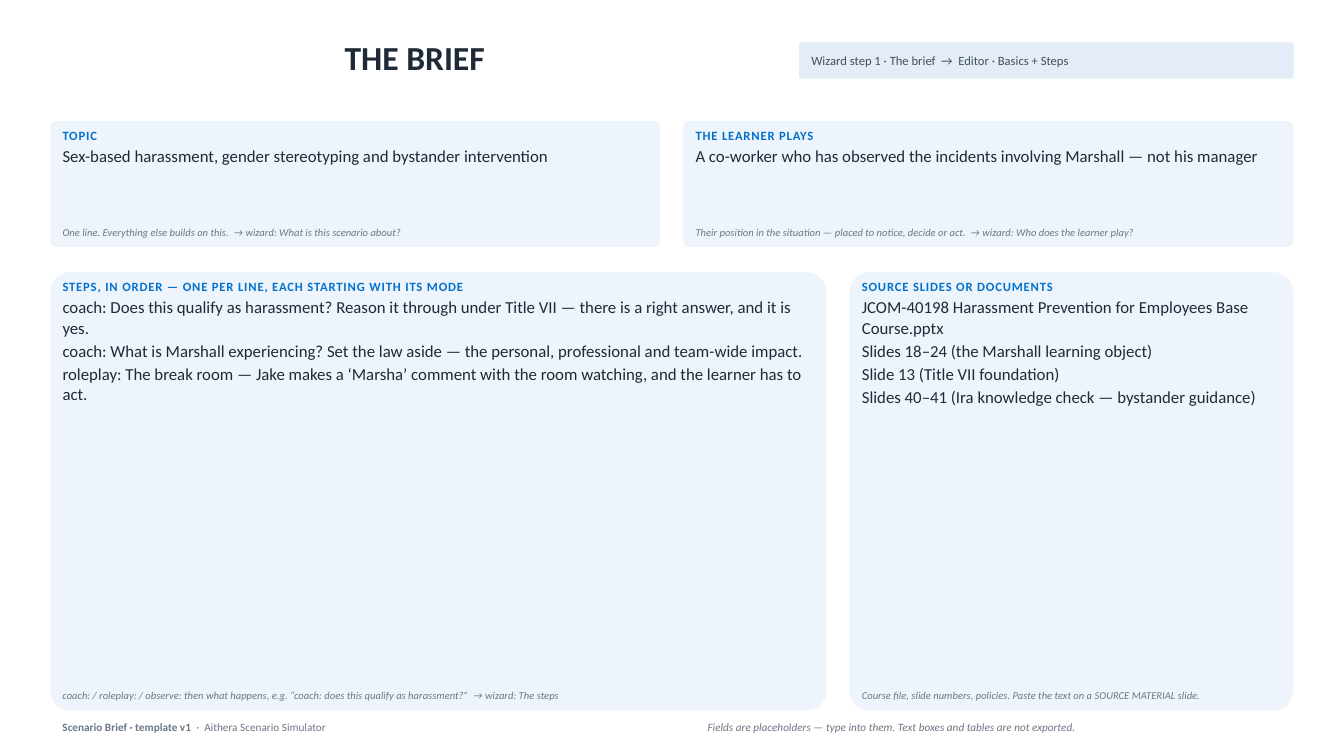
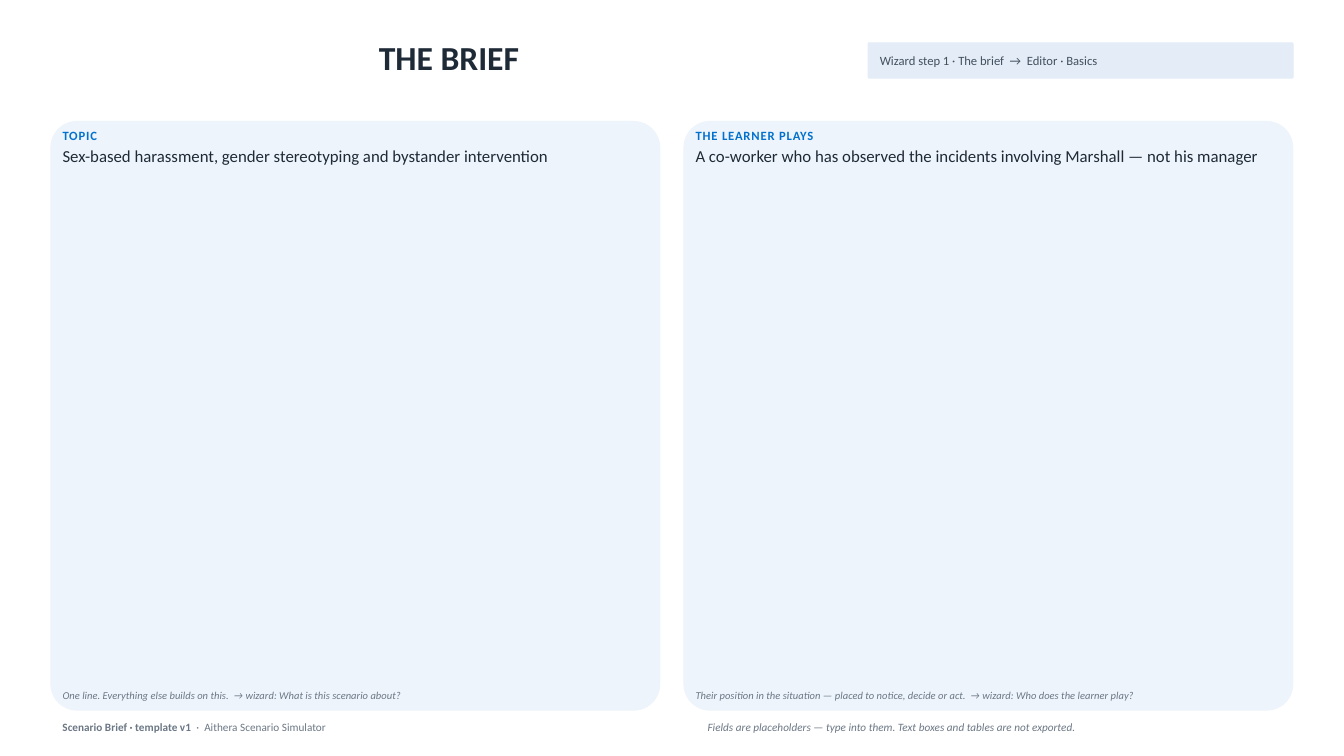
Before and after one commit to chris-alvarez-ctr-vectorsolutions/aithera, a slide deck: slide 2 of products/aithera/scenario-simulator/docs/templates/scenario-brief-example-marshall.pptx. Drawn at 1344x756 pixels with LibreOffice and Linux fonts; fonts in the diff are those of the drawing. Boxes give left, top, right and bottom in pixels: in the first picture for what was removed or moved away, otherwise in the second. Text is boxed around its words. In the diff, an @@ line names an element or a change of style, - is before the commit and + after.

```diff
--- a/products/aithera/scenario-simulator/docs/templates/scenario-brief-example-marshall.pptx
+++ b/products/aithera/scenario-simulator/docs/templates/scenario-brief-example-marshall.pptx
@@ title "THE BRIEF": place and size @@
-title "THE BRIEF" at [345, 48, 484, 70]
+title "THE BRIEF" at [379, 48, 519, 70]
@@ rounded rectangle: place and size @@
-rounded rectangle at [800, 42, 1295, 79]
+rounded rectangle at [868, 42, 1294, 79]
@@ text at [880, 56, 1097, 67]: text changed @@
-Wizard step 1 · The brief → Editor · Basics + Steps
+Wizard step 1 · The brief → Editor · Basics
@@ rounded rectangle: place and size @@
-rounded rectangle at [50, 272, 827, 711]
+rounded rectangle at [50, 121, 660, 711]
@@ rounded rectangle removed at [50, 121, 660, 247] @@
@@ rounded rectangle: place and size @@
-rounded rectangle at [850, 272, 1294, 711]
+rounded rectangle at [684, 121, 1294, 711]
@@ rounded rectangle removed at [684, 121, 1294, 247] @@
@@ text removed at [63, 282, 802, 400] @@
-STEPS, IN ORDER — ONE PER LINE, EACH STARTING WITH ITS MODE
-coach: Does this qualify as harassment? Reason it through under Title VII — there is a right answer, and it is yes.
-coach: What is Marshall experiencing? Set the law aside — the personal, professional and team-wide impact.
-roleplay: The break room — Jake makes a ‘Marsha’ comment with the room watching, and the learner has to act.
@@ text removed at [862, 282, 1256, 406] @@
-SOURCE SLIDES OR DOCUMENTS
-JCOM-40198 Harassment Prevention for Employees Base Course.pptx
-Slides 18–24 (the Marshall learning object)
-Slide 13 (Title VII foundation)
-Slides 40–41 (Ira knowledge check — bystander guidance)
@@ text "One line. Everything else builds ...": place and size @@
-text "One line. Everything else builds ..." at [63, 229, 401, 238]
+text "One line. Everything else builds ..." at [63, 692, 401, 701]
@@ text "Their position in the situation ...": place and size @@
-text "Their position in the situation ..." at [696, 229, 1134, 238]
+text "Their position in the situation ..." at [696, 692, 1134, 701]
@@ text removed at [62, 692, 559, 701] @@
-coach: / roleplay: / observe: then what happens, e.g. “coach: does this qualify as harassment?” → wizard: The steps
@@ text removed at [862, 692, 1200, 701] @@
-Course file, slide numbers, policies. Paste the text on a SOURCE MATERIAL slide.
```
Also in this commit, not shown: 8 other slides changed, 19 other files.
